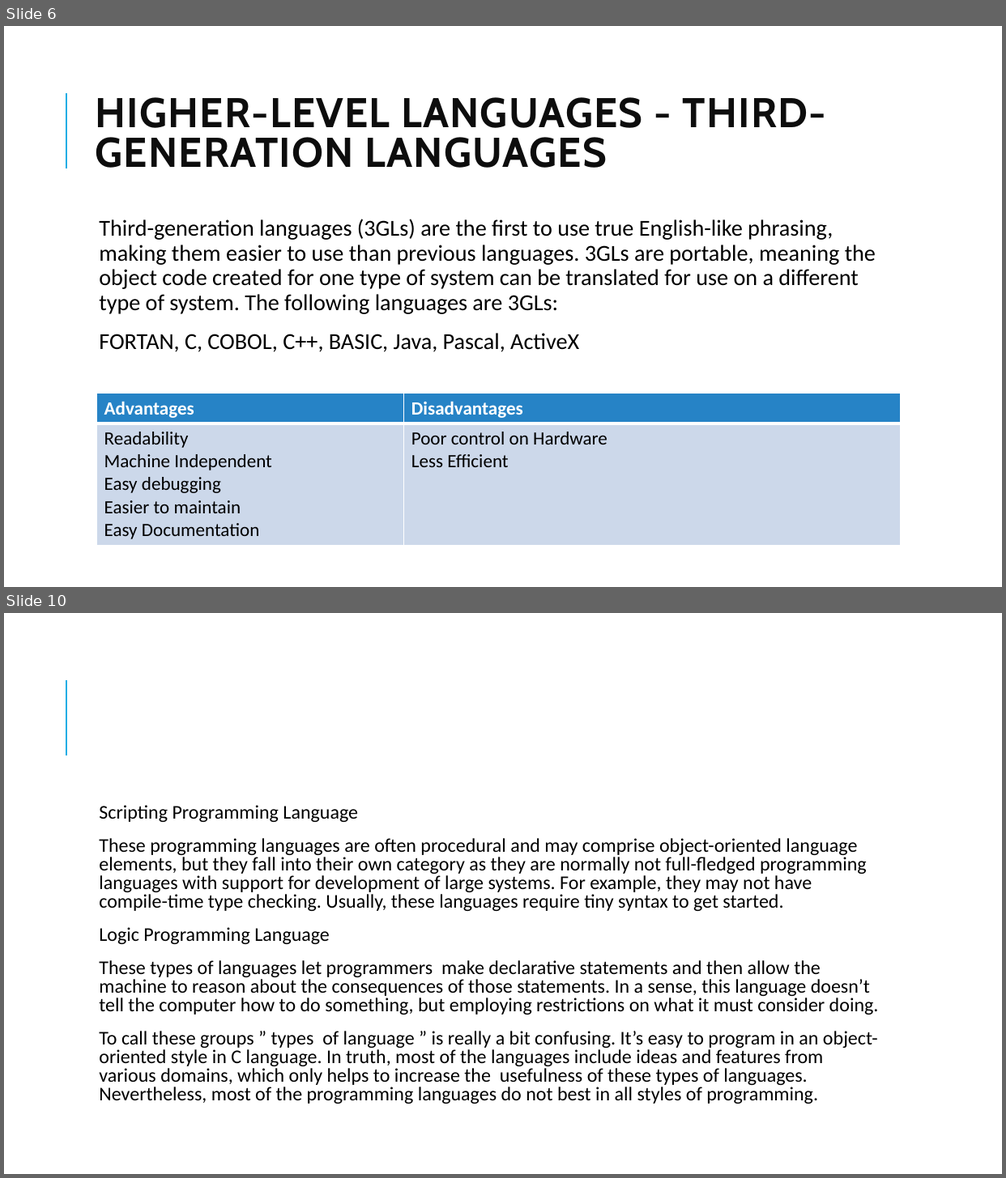
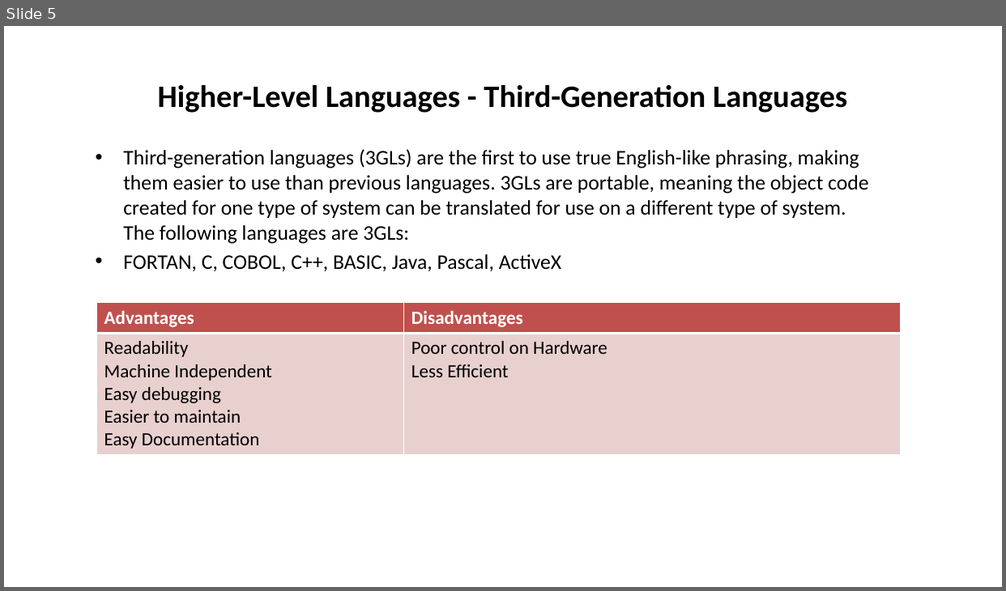
Before and after one commit to mahendra-shinde/JP, a slide deck: ritesh/Evolution and History of Programming Languages.pptx. Shown one above the other, each under a label of ours: slides 6 and 10 before the commit, slide 5 after it; the slides between them are not shown. The pictures are 1006x1178 and 1006x591 pixels, drawn with LibreOffice and Linux fonts; fonts in the diff are those of the drawing. Boxes give left, top, right and bottom in pixels: in the first picture for what was removed or moved away, otherwise in the second. Text is boxed around its words. In the diff, an @@ line names an element or a change of style, - is before the commit and + after.

```diff
--- a/ritesh/Evolution and History of Programming Languages.pptx
+++ b/ritesh/Evolution and History of Programming Languages.pptx
@@ slide 10 removed at bbox=[4, 613, 1002, 1174], background #FFFFFF; not listed: 1 template element that a slide beside it also shows @@
@@ text removed at bbox=[99, 805, 879, 1104] @@
-  Scripting Programming Language
-  These programming languages are often procedural and may comprise object-oriented language elements, but they fall into their own category as they are normally not full-fledged programming languages with support for development of large systems. For example, they may not have compile-time type checking. Usually, these languages require tiny syntax to get started.
-  Logic Programming Language
-  These types of languages let programmers make declarative statements and then allow the machine to reason about the consequences of those statements. In a sense, this language doesn’t tell the computer how to do something, but employing restrictions on what it must consider doing.
-  To call these groups ” types of language ” is really a bit confusing. It’s easy to program in an object-oriented style in C language. In truth, most of the languages include ideas and features from various domains, which only helps to increase the usefulness of these types of languages. Nevertheless, most of the programming languages do not best in all styles of programming.
@@ what was slide 6 is now slide 5 @@
@@ slide 5 changed as well @@
@@ line removed from (66, 169) to (66, 93) @@
@@ title at bbox=[158, 85, 847, 113]: text changed; size 40 to 30 pt; font Cabin to Calibri; text colour #0D0D0D to #000000 @@
-HIGHER-LEVEL LANGUAGES - THIRD-GENERATION LANGUAGES
+Higher-Level Languages - Third-Generation Languages
@@ text "Third-generation languages (3GLs) are the ...": place and size @@
-text "Third-generation languages (3GLs) are the ..." at bbox=[99, 219, 876, 352]
+text "Third-generation languages (3GLs) are the ..." at bbox=[123, 149, 868, 271]
@@ text "Third-generation languages (3GLs) are the ..." at bbox=[123, 149, 868, 271]: size 22 to 20 pt; bullet   to •; line spacing 0.9 to 1; less space between paragraphs @@
@@ table at bbox=[97, 303, 900, 453] @@
@@ fill #2683C6 to #C0504D in row 1 @@
@@ fill #CDD9EA to #E8D0D0 in row 2 @@
@@ table: place and size @@
-table at bbox=[97, 394, 900, 544]
+table at bbox=[97, 303, 900, 453]
```
Also in this commit, not shown: 5 other slides changed, 3 slides added, 3 other slides removed.
